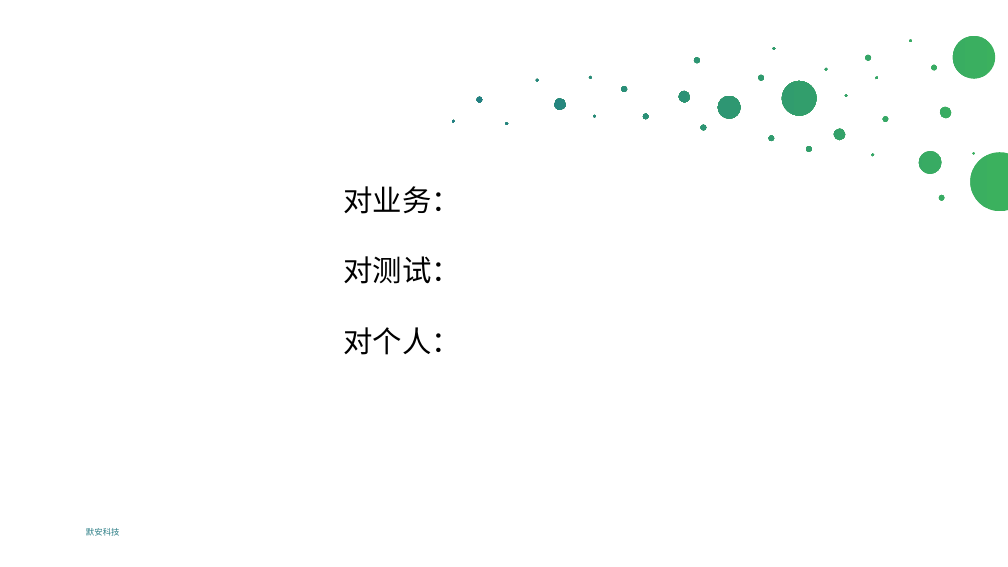
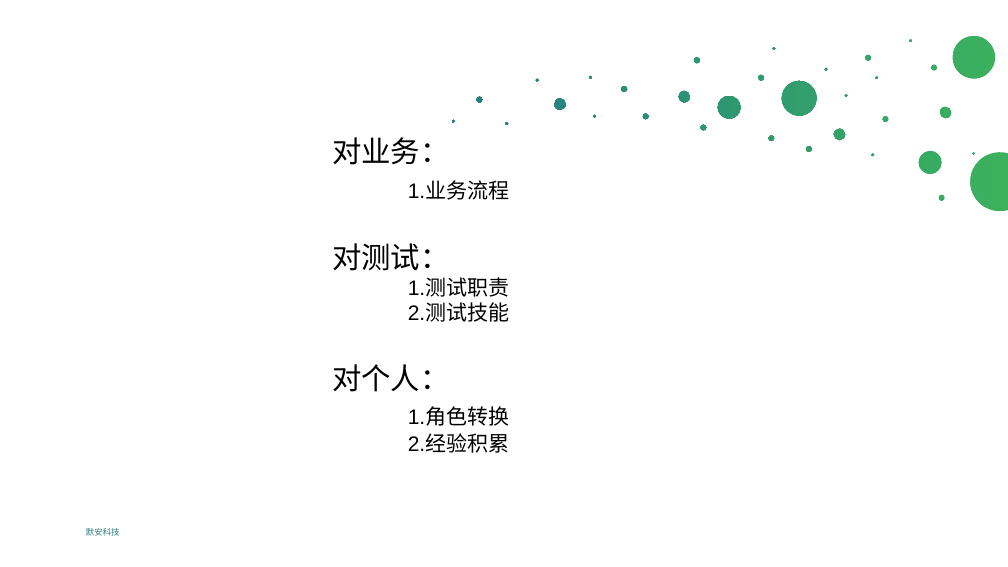
Before and after one commit to zkfbe/dsmp-selenium, a slide deck: slide 15 of DSMP1.1.0业务分享 .pptx (slide 18 before the commit). Drawn at 1008x567 pixels with LibreOffice and Linux fonts; fonts in the diff are those of the drawing; background and template pictures are left out. Boxes give left, top, right and bottom in pixels: in the first picture for what was removed or moved away, otherwise in the second. Text is boxed around its words. In the diff, an @@ line names an element or a change of style, - is before the commit and + after.

```diff
--- a/DSMP1.1.0业务分享 .pptx
+++ b/DSMP1.1.0业务分享 .pptx
@@ text "对业务：": place and size @@
-text "对业务：" at [343,186,460,355]
+text "对业务：" at [332,137,510,453]
@@ text at [408,181,510,200]: paragraph added @@
+1.业务流程
@@ text at [408,279,510,322]: paragraphs added @@
+1.测试职责
+2.测试技能
@@ text at [408,408,510,453]: paragraphs added @@
+1.角色转换
+2.经验积累
```
Also in this commit, not shown: 8 other slides changed, 2 slides added, 5 slides removed, 14 other files.
